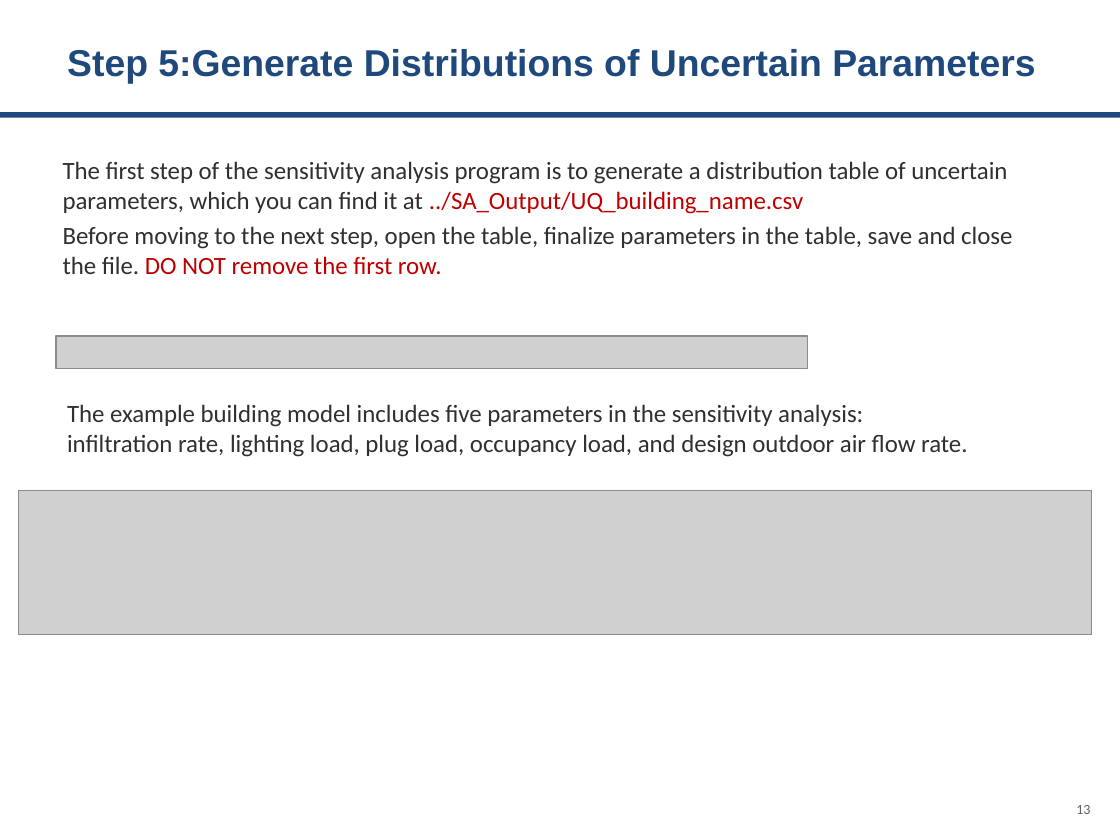
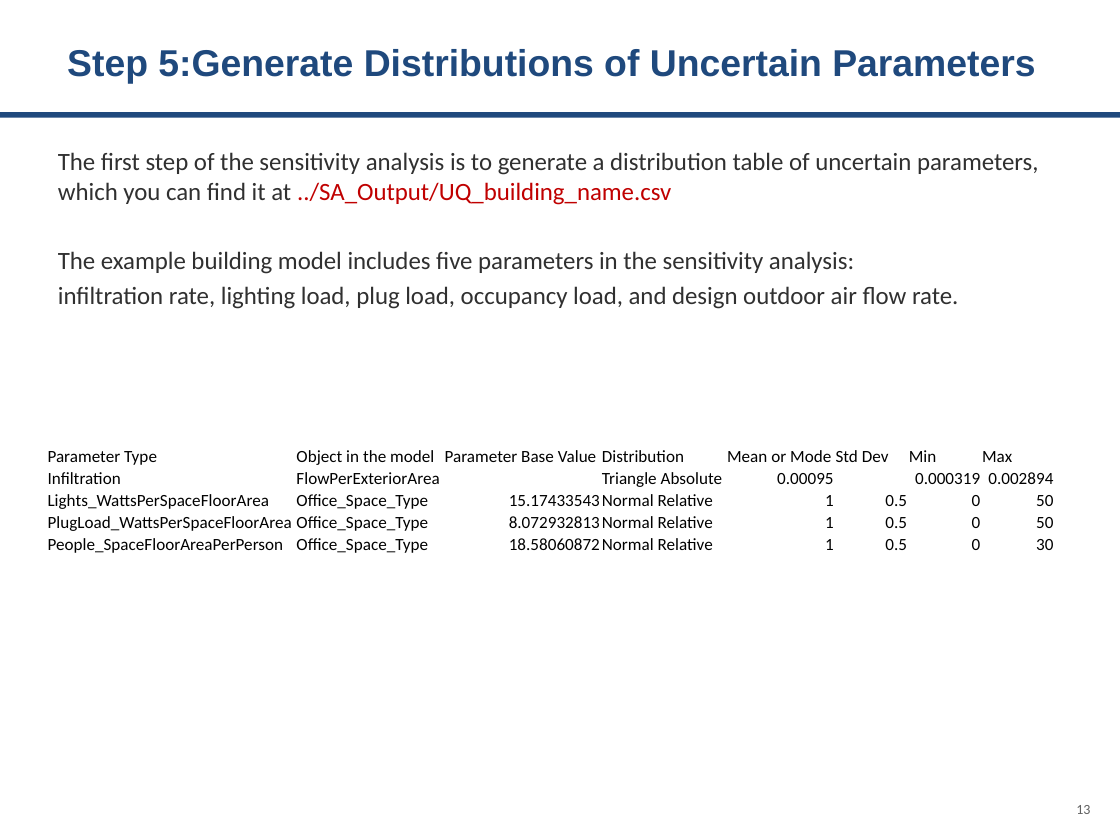
Before and after one commit to Argonne-National-Laboratory/BCUS, a slide deck: slide 13 of tutorials/Sensitivity Analysis.pptx. Drawn at 1120x840 pixels with LibreOffice and Linux fonts; fonts in the diff are those of the drawing; grey boxes stand for pictures. Boxes give left, top, right and bottom in pixels: in the first picture for what was removed or moved away, otherwise in the second. Text is boxed around its words. In the diff, an @@ line names an element or a change of style, - is before the commit and + after.

```diff
--- a/tutorials/Sensitivity Analysis.pptx
+++ b/tutorials/Sensitivity Analysis.pptx
@@ text at <box>58,152,1038,309</box>: text changed @@
-The first step of the sensitivity analysis program is to generate a distribution table of uncertain parameters, which you can find it at ../SA_Output/UQ_building_name.csv
-Before moving to the next step, open the table, finalize parameters in the table, save and close the file. DO NOT remove the first row.
+The first step of the sensitivity analysis is to generate a distribution table of uncertain parameters, which you can find it at ../SA_Output/UQ_building_name.csv
+The example building model includes five parameters in the sensitivity analysis:
+infiltration rate, lighting load, plug load, occupancy load, and design outdoor air flow rate.
@@ picture removed at <box>56,336,808,368</box> @@
@@ text removed at <box>67,404,967,457</box> @@
-The example building model includes five parameters in the sensitivity analysis:
-infiltration rate, lighting load, plug load, occupancy load, and design outdoor air flow rate.
@@ table added at <box>47,445,1053,557</box>, 5 rows, 8 columns @@
+Parameter Type | Object in the model | Parameter Base Value | Distribution | Mean or Mode | Std Dev | Min | Max
+Infiltration | FlowPerExteriorArea |  | Triangle Absolute | 0.00095 |  | 0.000319 | 0.002894
+Lights_WattsPerSpaceFloorArea | Office_Space_Type | 15.17433543 | Normal Relative | 1 | 0.5 | 0 | 50
+PlugLoad_WattsPerSpaceFloorArea | Office_Space_Type | 8.072932813 | Normal Relative | 1 | 0.5 | 0 | 50
+People_SpaceFloorAreaPerPerson | Office_Space_Type | 18.58060872 | Normal Relative | 1 | 0.5 | 0 | 30
@@ picture removed at <box>19,491,1092,635</box> @@
```
Also in this commit, not shown: 14 other slides changed, 1 slide removed, 14 other files.
